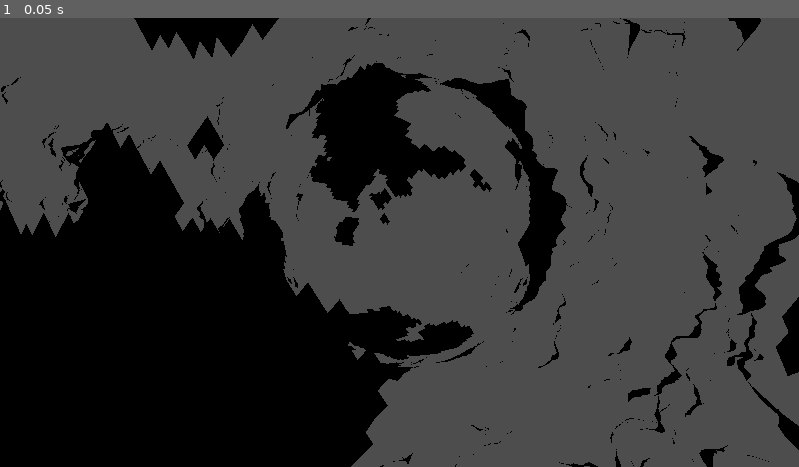
Above: before the commit, frame 1.
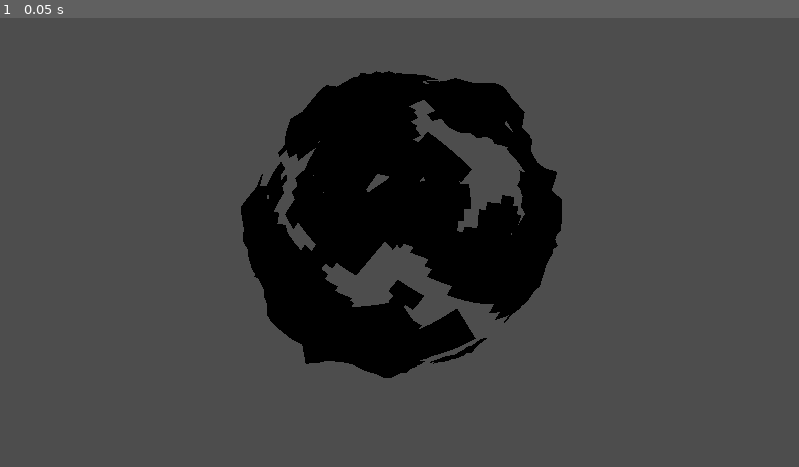
Above: after the commit, the same moment.

Repository: corneliusphi-personal/shellworld
Game: Godot game, scene res://main.tscn
Two runs of this game, one before a commit and one after it. Both use one fixed random seed, a clock stepped at 60 frames per second and the inputs below. The project has no main scene, so this scene is started directly.
Inputs:
- Up to frame 1 (0.05 s): no input

The runs differ from the first frame. In frame 1, 35% of the frame differs, in the area x 0-100%, y 0-100%.

Commit message:
floating continents have bottoms as well

Diff:
--- a/NoiseFilter.gd
+++ b/NoiseFilter.gd
@@ -17,7 +17,7 @@
 
 func evaluate(point : Vector3, shellWorldData: ShellWorldData) -> Array:
 	if (shellWorldData.noiseLayers == null or shellWorldData.noiseLayers.size() == 0):
-		return [point, 0]
+		return [point, point, 0]
 	var elevation = 0
 	var mask = 1
 	var firstLayer =  shellWorldData.noiseLayers[0]
@@ -32,5 +32,6 @@
 			if (noiseLayerData.useFirstLayerAsMask):
 				layerMask = mask
 			elevation += layerElevation * layerMask
-	var pointWithElevation = point * (elevation + 1)
-	return [pointWithElevation, elevation]
+	var pointWithElevation = point * (1 + elevation)
+	var pointBelowElevation = point * (1 - elevation)
+	return [pointWithElevation, pointBelowElevation, elevation]
--- a/ShellMeshFace.gd
+++ b/ShellMeshFace.gd
@@ -32,8 +32,8 @@
 	var normal_array := PackedVector3Array()
 	var uv_array := PackedVector2Array()
 
-	var num_vertices = resolution * resolution
-	var num_triangle_indices = (resolution - 1) * (resolution - 1) * 6
+	var num_vertices = resolution * resolution * 2
+	var num_triangle_indices = (resolution - 1) * (resolution - 1) * 6 * 2
 
 	vertex_array.resize(num_vertices)
 	elevation_array.resize(num_vertices)
@@ -42,6 +42,7 @@
 	triangles.resize(num_triangle_indices)
 
 	var i : int = 0
+	var j : int = resolution * resolution
 
 	# generate sphere points
 	for y in range(resolution):
@@ -54,18 +55,25 @@
 			var pointOnUnitSphere = pointOnUnitCube.normalized() * radius
 			var result = noiseFilter.evaluate(pointOnUnitSphere, shellWorldData)
 			var pointWithElevation = result[0]
-			var elevation = result[1]
-			var length = pointWithElevation.length()
-			if length > shellData.maxHeight:
-				shellData.maxHeight = length
-			if length < shellData.minHeight:
-				shellData.minHeight = length
+			var pointBelowElevation = result[1]
+			var elevation = result[2]
+			var height = pointWithElevation.length()
+			if height > shellData.maxHeight:
+				shellData.maxHeight = height
+			var depth = pointBelowElevation.length()
+			if depth < shellData.minHeight:
+				shellData.minHeight = depth
 			vertex_array[i] = pointWithElevation
+			vertex_array[j] = pointBelowElevation
 			elevation_array[i] = elevation
+			elevation_array[j] = -elevation
 			normal_array[i] = normal
+			normal_array[j] = -normal
 			uv_array[i] = percent
+			uv_array[j] = percent
 
 			i += 1
+			j += 1
 
 	var tri_index : int = 0
 	# generate triangles
@@ -81,6 +89,17 @@
 				triangles[tri_index] = base_index + 1
 				triangles[tri_index + 1] = base_index + resolution
 				triangles[tri_index + 2] = base_index + resolution + 1
+				tri_index += 3
+			var bottom_base_index = y * resolution + x + resolution * resolution
+			if (elevation_array[bottom_base_index] < 0 or elevation_array[bottom_base_index + resolution] < 0 or elevation_array[bottom_base_index + 1] < 0 or !shellWorldData.removeZeroTriangles):
+				triangles[tri_index] = bottom_base_index
+				triangles[tri_index + 1] = bottom_base_index + 1
+				triangles[tri_index + 2] = bottom_base_index + resolution
+				tri_index += 3
+			if (elevation_array[bottom_base_index] < 0 or elevation_array[bottom_base_index + resolution] < 0 or elevation_array[bottom_base_index + 1] < 0 or !shellWorldData.removeZeroTriangles):
+				triangles[tri_index] = bottom_base_index + 1
+				triangles[tri_index + 1] = bottom_base_index + resolution + 1
+				triangles[tri_index + 2] = bottom_base_index + resolution
 				tri_index += 3
 
 	var arrays := []
--- a/shell_world.tscn
+++ b/shell_world.tscn
@@ -64,9 +64,9 @@
 [sub_resource type="Resource" id="Resource_cydbd"]
 script = ExtResource("2_gykyr")
 renderTopOnly = false
-globalResolution = 4
+globalResolution = 1
 radius = 20
-shellCount = 2
+shellCount = 1
 removeZeroTriangles = true
 noiseLayers = Array[ExtResource("2_cydbd")]([SubResource("Resource_h88uu"), SubResource("Resource_pywq7"), SubResource("Resource_cvjud")])
 heightColor = SubResource("GradientTexture1D_pywq7")
